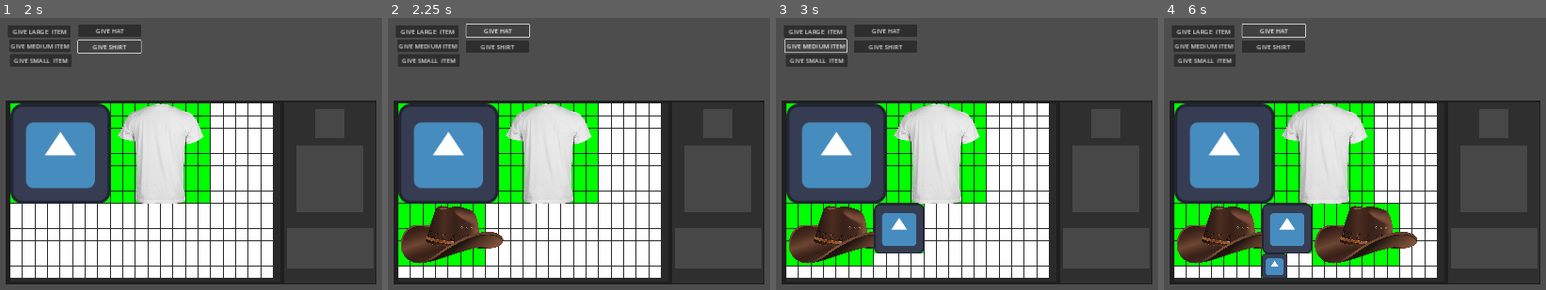
Above: before the commit, frames 1-4 (left to right).
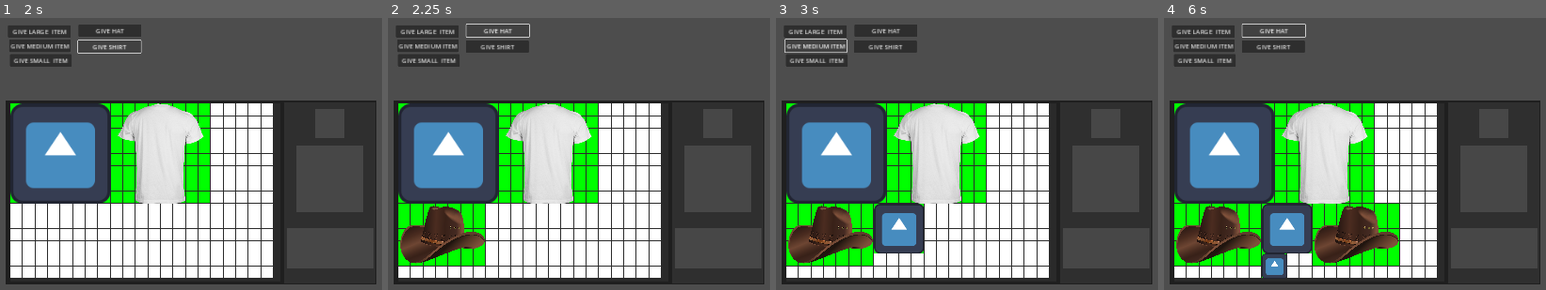
Above: after the commit, the same moments.

Repository: D4M13N-D3V/godot_grid_inventory
Game: Godot game, scene res://grid_inventory_system/debug/main.tscn
Two runs of this game, one before a commit and one after it. Both use one fixed random seed, a clock stepped at 60 frames per second and the inputs below. The engine's default icon, where the game draws it, is replaced by a stand-in: a white triangle on a blue panel in a dark square.
Inputs:
- Up to frame 1 (2 s): click "GIVE LARGE ITEM" at 0.5 s; click "GIVE SHIRT" at 1.25 s
- Up to frame 2 (2.25 s): click "GIVE HAT" at 2 s
- Up to frame 3 (3 s): click "GIVE MEDIUM ITEM" at 2.75 s
- Up to frame 4 (6 s): click "GIVE SMALL ITEM" at 3.5 s; click "GIVE LARGE ITEM" at 4.25 s; click "GIVE SHIRT" at 5 s; click "GIVE HAT" at 5.75 s

Frame 1 is identical in both runs. In frame 2, 1.9% of the frame differs, in the area x 3-31%, y 68-91%; in frame 3, 1.7%; in frame 4, 3.6%, in the area x 3-67%, y 68-91%.

Commit message:
feat added item rotation when dragging

Diff:
--- /dev/null
+++ b/grid_inventory_system/scenes/InventorySlot.tscn
@@ -0,0 +1,22 @@
+[gd_scene load_steps=3 format=3 uid="uid://b1nobn0glk4ru"]
+
+[ext_resource type="Script" path="res://grid_inventory_system/scripts/InventorySlot.gd" id="1_wp4po"]
+[ext_resource type="Texture2D" uid="uid://bdvx58rwnaeev" path="res://icon.svg" id="2_1w5re"]
+
+[node name="InventorySlot" type="Control"]
+layout_mode = 3
+anchors_preset = 15
+anchor_right = 1.0
+anchor_bottom = 1.0
+offset_right = -1888.0
+offset_bottom = -1048.0
+grow_horizontal = 2
+grow_vertical = 2
+script = ExtResource("1_wp4po")
+
+[node name="TextureRect" type="TextureRect" parent="."]
+layout_mode = 1
+offset_right = 10.0
+offset_bottom = 10.0
+texture = ExtResource("2_1w5re")
+expand_mode = 1
--- /dev/null
+++ b/grid_inventory_system/scenes/Item.tscn
@@ -0,0 +1,25 @@
+[gd_scene load_steps=3 format=3 uid="uid://dtir5hovd6i3h"]
+
+[ext_resource type="Script" path="res://grid_inventory_system/scripts/Item.gd" id="1_cs6rn"]
+[ext_resource type="Texture2D" uid="uid://bdvx58rwnaeev" path="res://icon.svg" id="2_uetec"]
+
+[node name="Item" type="Control" node_paths=PackedStringArray("graphic")]
+clip_contents = true
+layout_mode = 3
+anchors_preset = 0
+offset_right = 100.0
+offset_bottom = 100.0
+script = ExtResource("1_cs6rn")
+graphic = NodePath("Graphic")
+
+[node name="Graphic" type="TextureRect" parent="."]
+unique_name_in_owner = true
+clip_contents = true
+layout_mode = 0
+offset_right = 40.0
+offset_bottom = 40.0
+pivot_offset = Vector2(20, 20)
+texture = ExtResource("2_uetec")
+expand_mode = 1
+
+[node name="Node" type="Node" parent="."]
--- a/grid_inventory_system/scenes/ItemGraphic.tscn
+++ /dev/null
@@ -1,7 +0,0 @@
-[gd_scene load_steps=2 format=3 uid="uid://dtir5hovd6i3h"]
-
-[ext_resource type="Script" path="res://grid_inventory_system/scripts/ItemGraphic.gd" id="1_bih4t"]
-
-[node name="Item" type="TextureRect"]
-expand_mode = 3
-script = ExtResource("1_bih4t")
--- a/grid_inventory_system/scripts/InventoryController.gd
+++ b/grid_inventory_system/scripts/InventoryController.gd
@@ -1,6 +1,6 @@
 extends Control
 class_name InventoryController
-const ITEM_BASE = preload("res://grid_inventory_system/scenes/ItemGraphic.tscn")
+const ITEM_BASE = preload("res://grid_inventory_system/scenes/Item.tscn")
 
 @export var inventory_open_input:String = "inventory_open"
 @export var inventory_close_input:String = "inventory_close"
@@ -40,8 +40,8 @@
 		inventory_open = false
 		inventory_background.visible=false
 
-	#if(Input.is_action_just_pressed(inventory_rotate_input) and inventory_open==true and inventory_item_dragged != null):
-	#	inventory_item_dragged.rotation_degrees = inventory_item_dragged.rotation_degrees + 90.0
+	if(Input.is_action_just_pressed(inventory_rotate_input) and inventory_open==true and inventory_item_dragged != null):
+		inventory_item_dragged.rotate_item(90)
 
 	var cursor_pos = get_global_mouse_position()
 
@@ -86,10 +86,7 @@
 func pickup_item(item_id):
 	var item = ITEM_BASE.instantiate()
 	item.set_meta("id", item_id)
-	var dbItem = ItemDb.get_item(item_id)
-	item.item_config = dbItem
-	item.set_size(Vector2(dbItem.item_size.x, dbItem.item_size.y))
-	item.texture = dbItem.item_texture
+	item.init_item(item_id)
 	if not inventory_grid.insert_item_at_first_available_spot(item):
 		item.queue_free()
 		return false
--- /dev/null
+++ b/grid_inventory_system/scripts/InventorySlot.gd
@@ -0,0 +1,11 @@
+extends Control
+
+enum slot_state { free, used }
+
+@export var in_use = false
+
+func used():
+	in_use  = true
+
+func free():
+	in_use = false
--- /dev/null
+++ b/grid_inventory_system/scripts/Item.gd
@@ -0,0 +1,31 @@
+extends Control
+class_name ItemGraphic
+@export var item_config:ItemConfiguration
+@export var graphic:TextureRect
+
+func init_item(item_id):
+	var dbItem = ItemDb.get_item(item_id)
+	item_config = dbItem
+	graphic.set_size(Vector2(dbItem.item_size.x, dbItem.item_size.y))
+	set_size(Vector2(dbItem.item_size.x, dbItem.item_size.y))
+	graphic.texture = dbItem.item_texture
+	graphic.pivot_offset = Vector2(graphic.size.x/2.0, graphic.size.y/2.0)
+	pivot_offset = Vector2(graphic.size.x/2.0, graphic.size.y/2.0)
+	graphic.position = Vector2()
+	graphic.position = Vector2()
+	graphic.position = Vector2()
+	graphic.position = Vector2()
+	graphic.position = Vector2()
+	graphic.position = Vector2()
+	graphic.position = Vector2()
+	print("TEST")
+
+func rotate_item(amount):
+	graphic.rotation_degrees = graphic.rotation_degrees+amount
+	if(graphic.rotation_degrees==90 or graphic.rotation_degrees==270):
+		set_size(Vector2(item_config.item_size.y, item_config.item_size.x))
+	else:
+		set_size(Vector2(item_config.item_size.x, item_config.item_size.y))
+
+	if(graphic.rotation_degrees==360):
+		graphic.rotation_degrees=0
--- a/grid_inventory_system/scripts/ItemGraphic.gd
+++ /dev/null
@@ -1,3 +0,0 @@
-extends TextureRect
-class_name ItemGraphic
-@export var item_config:ItemConfiguration
--- a/project.godot
+++ b/project.godot
@@ -60,7 +60,3 @@
 "deadzone": 0.5,
 "events": []
 }
-
-[rendering]
-
-renderer/rendering_method="gl_compatibility"
